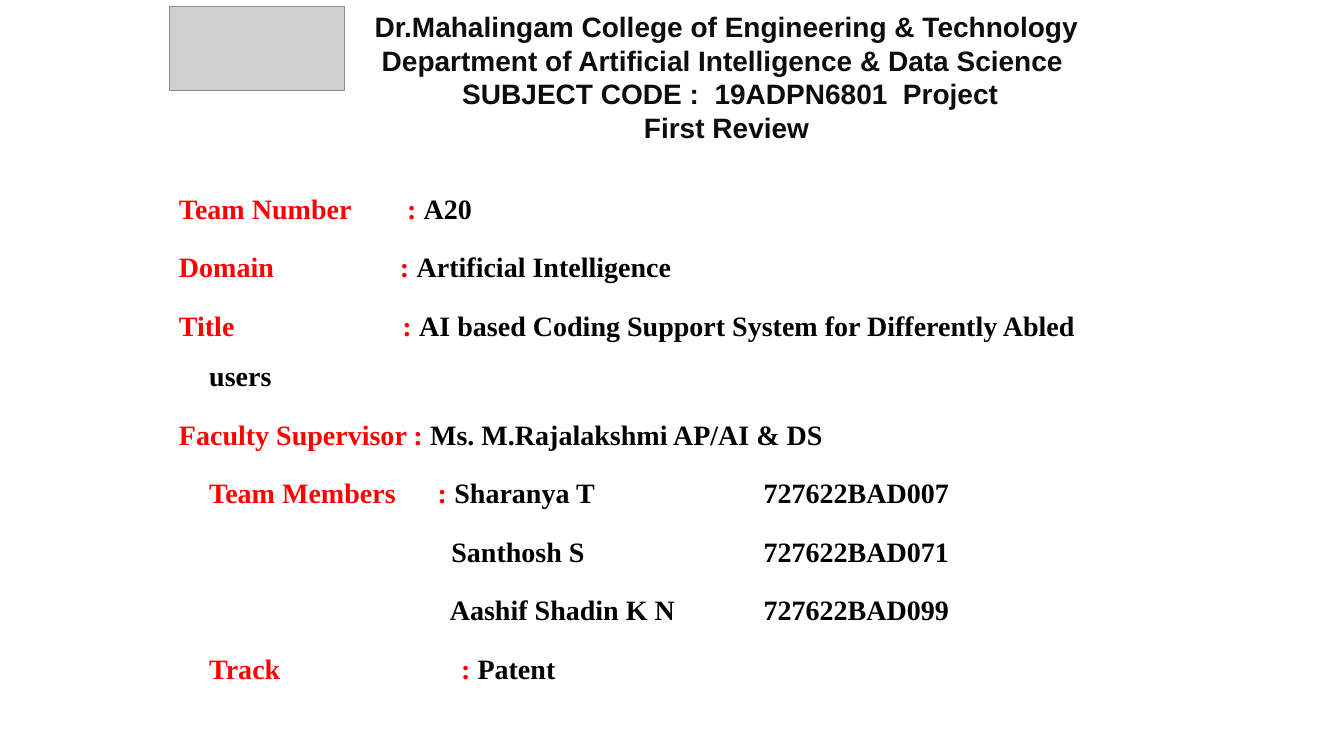
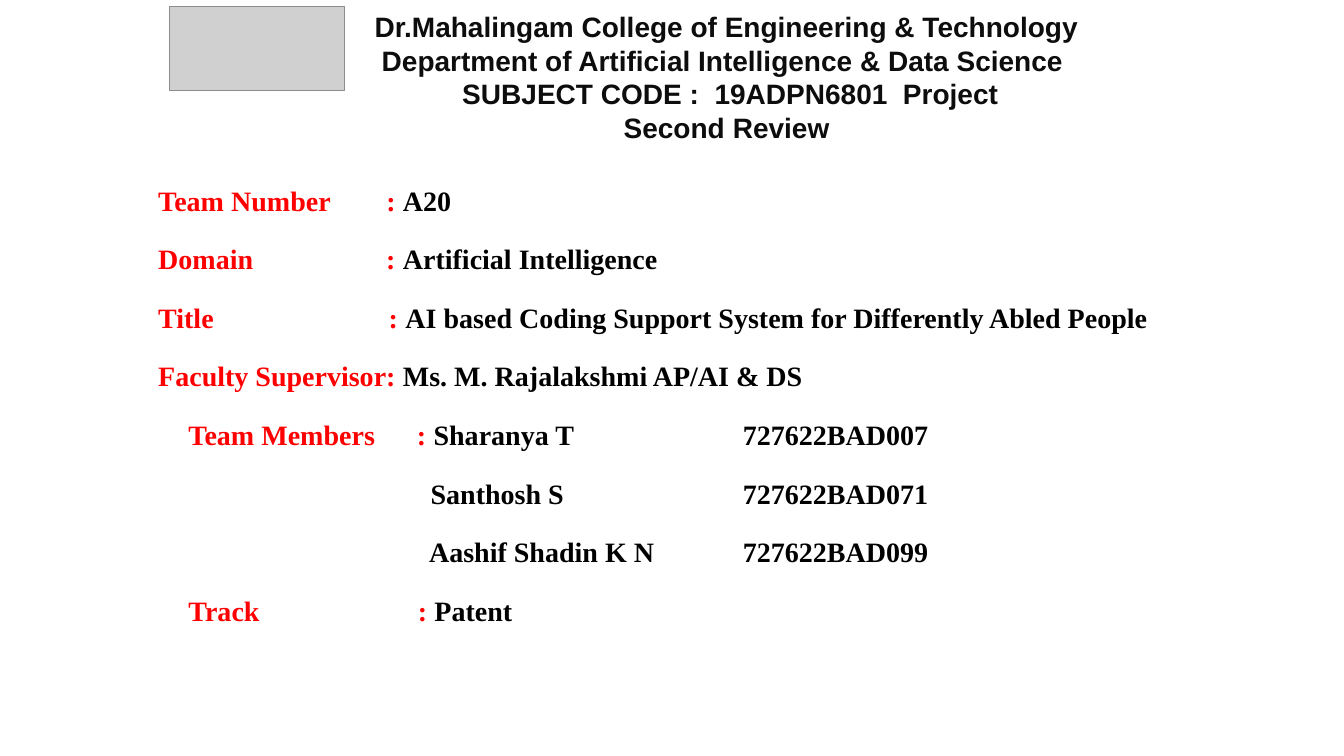
Before and after one commit to Aashif786/Coding_Assistant, a slide deck: slide 1 of docs/ppts/batch20 1st review.pptx. Drawn at 1344x756 pixels with LibreOffice and Linux fonts; fonts in the diff are those of the drawing; grey boxes stand for pictures; background and template pictures are left out. Boxes give left, top, right and bottom in pixels: in the first picture for what was removed or moved away, otherwise in the second. Text is boxed around its words. In the diff, an @@ line names an element or a change of style, - is before the commit and + after.

```diff
--- a/docs/ppts/batch20 1st review.pptx
+++ b/docs/ppts/batch20 1st review.pptx
@@ text at (624,117,830,139): text changed @@
-First Review
+Second Review
@@ text "Team Number : A20": place and size @@
-text "Team Number : A20" at (179,199,1075,680)
+text "Team Number : A20" at (158,191,1147,622)
@@ text at (158,308,1147,392): text changed @@
-Title : AI based Coding Support System for Differently Abled users
-Faculty Supervisor : Ms. M.Rajalakshmi AP/AI & DS
+Title : AI based Coding Support System for Differently Abled People
+Faculty Supervisor: Ms. M. Rajalakshmi AP/AI & DS
```
Also in this commit, not shown: 4 other slides changed, 9 slides added, 8 slides removed, 12 other files.
